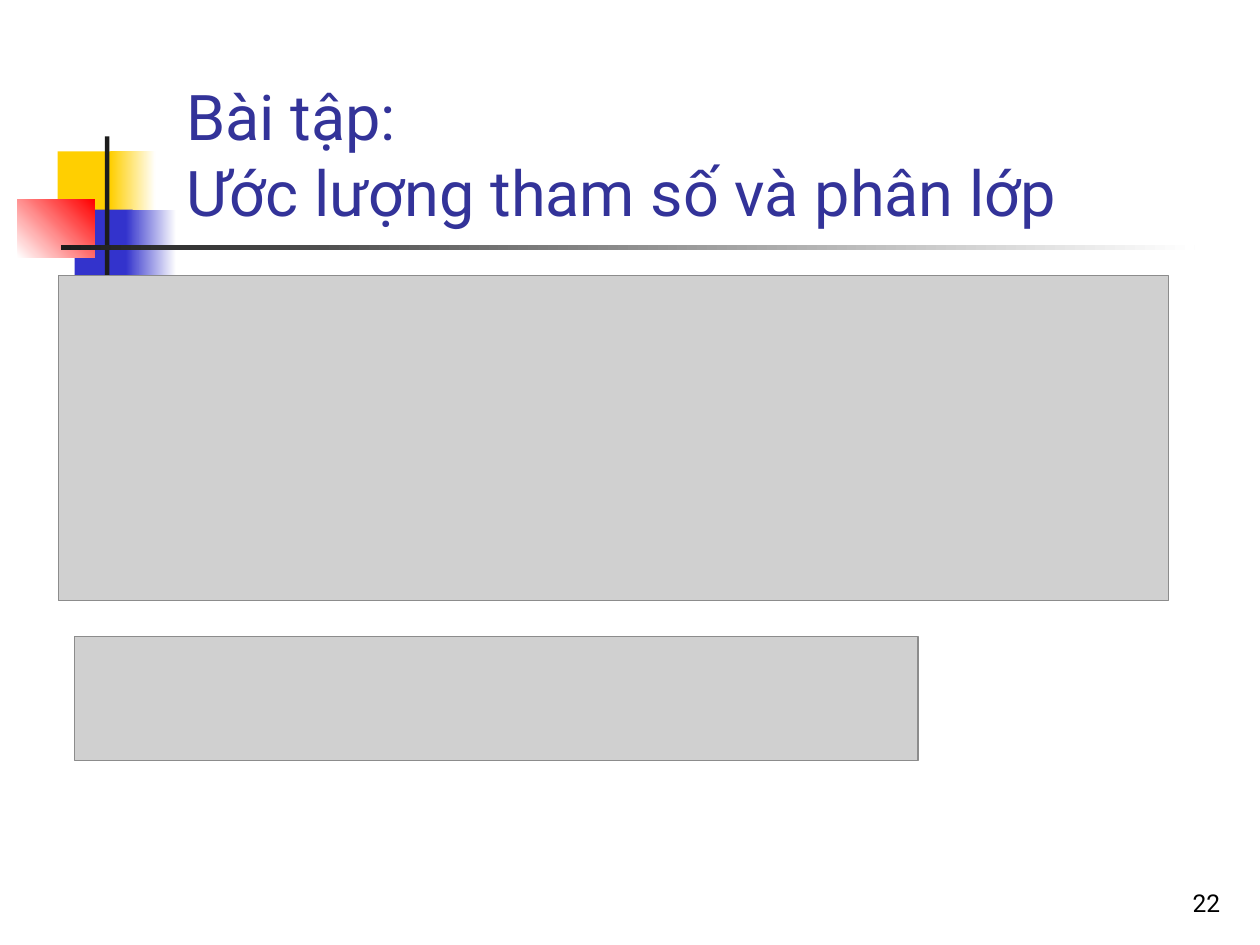
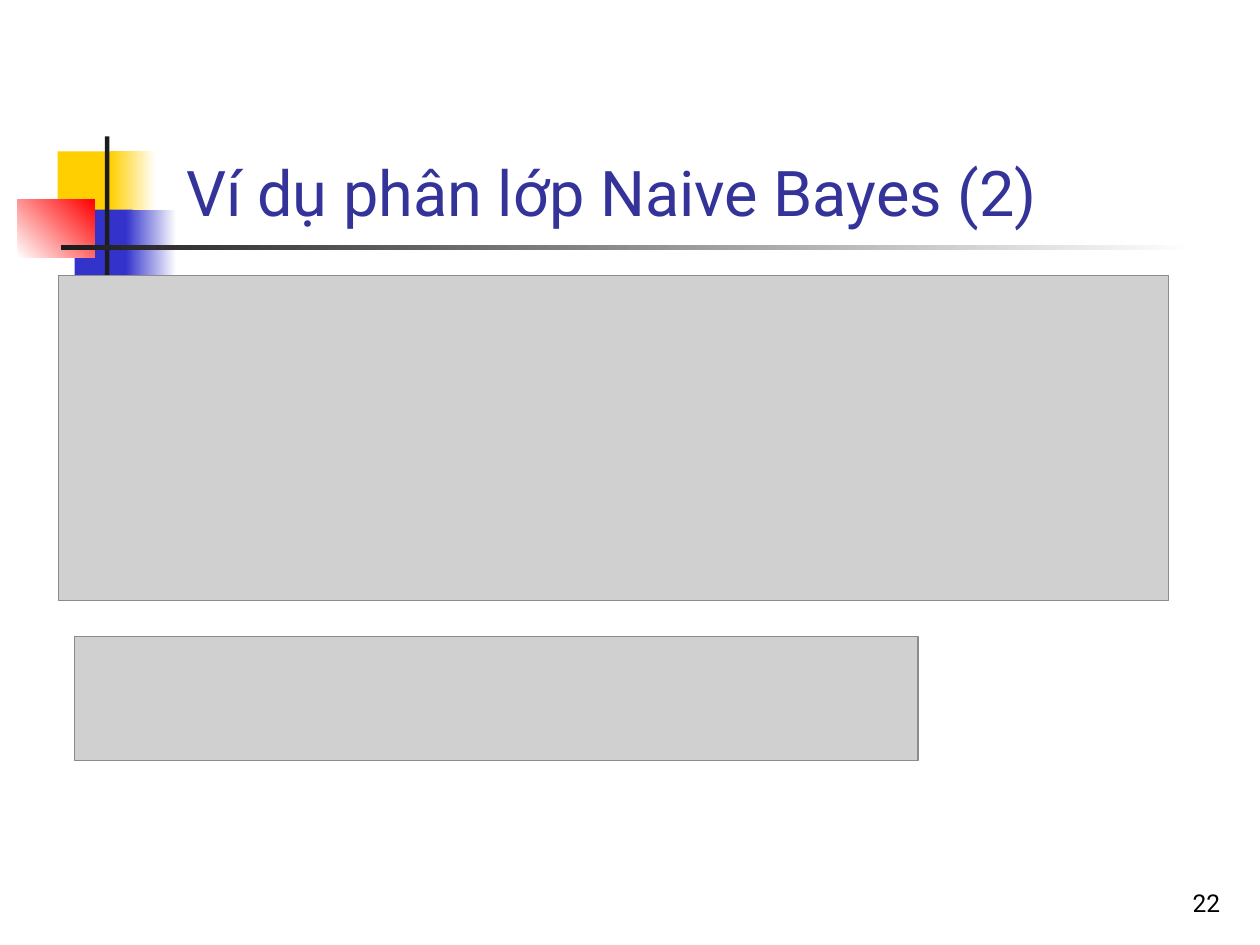
Before and after one commit to bangoc/IT4853, a slide deck: slide 22 of Bai 14 Phan lop van ban_p1.pptx. Drawn at 1260x945 pixels with LibreOffice and Linux fonts; fonts in the diff are those of the drawing; grey boxes stand for pictures. Boxes give left, top, right and bottom in pixels: in the first picture for what was removed or moved away, otherwise in the second. Text is boxed around its words. In the diff, an @@ line names an element or a change of style, - is before the commit and + after.

```diff
--- a/Bai 14 Phan lop van ban_p1.pptx
+++ b/Bai 14 Phan lop van ban_p1.pptx
@@ text at <box>186,165,1037,230</box>: text changed @@
-Bài tập:
-Ước lượng tham số và phân lớp
+Ví dụ phân lớp Naive Bayes (2)
```
Also in this commit, not shown: 1 other slide changed, 2 slides added, 1 other file.
